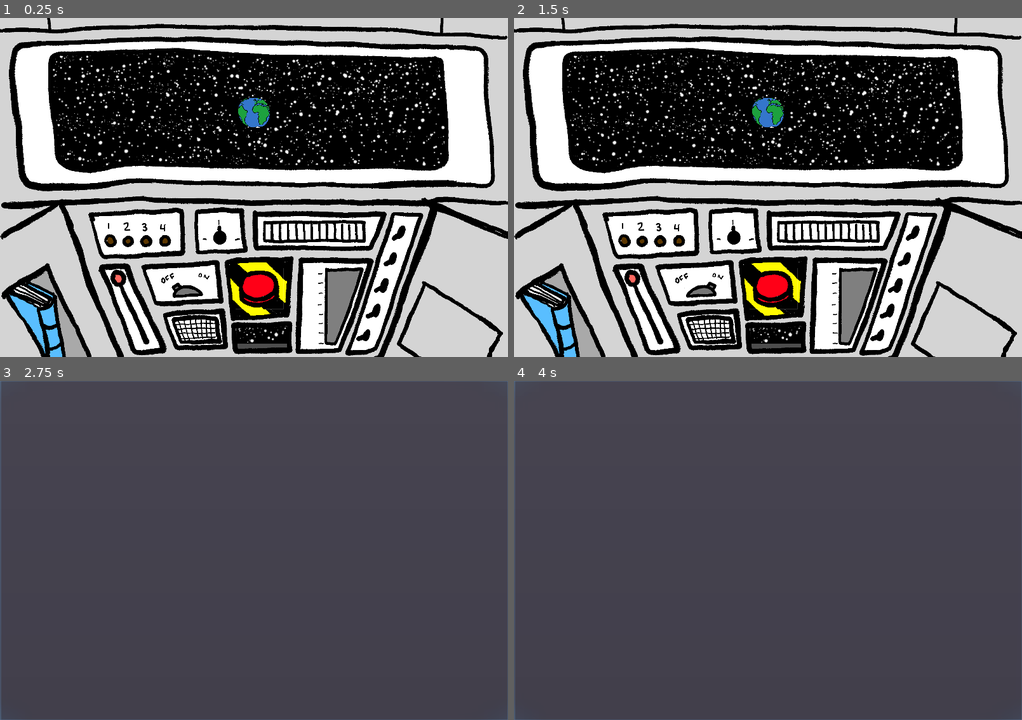
Above: before the commit, frames 1-4 (two rows, left to right).
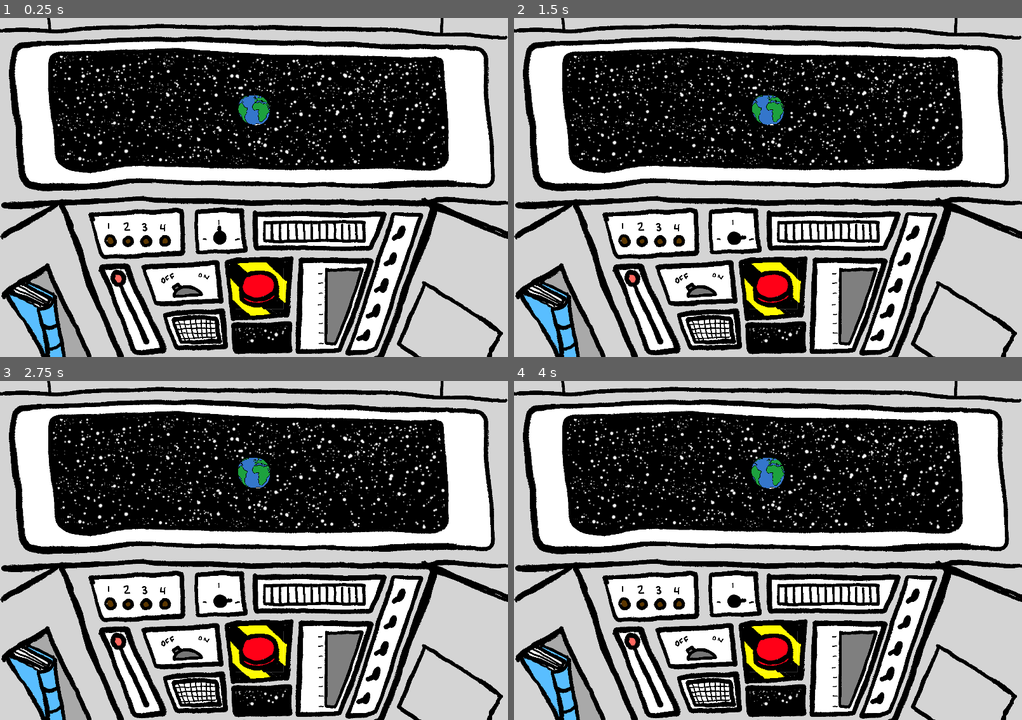
Above: after the commit, the same moments.

Repository: greenje262/orbital-decay
Game: Godot game, scene res://Scenes/PlayScene.tscn
The game is run twice, just before and just after one commit, with the same random seed, the same clock (stepped at 60 frames per second) and the same inputs.
Inputs (mouse positions are in pixels of both pictures, inside the frame that each line leads up to):
- Up to frame 1 (0.25 s): no input
- Up to frame 2 (1.5 s): click (732, 238) at 0.52 s; click (773, 194) at 1.27 s
- Up to frame 3 (2.75 s): click (254, 550) at 2.02 s
- Up to frame 4 (4 s): click (768, 550) at 2.77 s; click (768, 550) at 3.52 s

The runs differ from the first frame. In frame 1, 0.3% of the frame differs, in the area x 46-57%, y 22-98%; in frame 2, 0.5%; in frame 3, 99%, in the area x 0-100%, y 0-100%; in frame 4, 99%.

Commit message:
Drew manual, laser, and hero image - hooked up control nodes to sprites, etc. - made end scenes

Diff:
--- /dev/null
+++ b/orbital-decay/Scenes/GameOver.tscn
@@ -0,0 +1,58 @@
+[gd_scene load_steps=10 format=2]
+
+[ext_resource path="res://Fonts/Square.ttf" type="DynamicFontData" id=1]
+[ext_resource path="res://Scripts/EndScene.gd" type="Script" id=2]
+
+[sub_resource type="StyleBoxEmpty" id=1]
+
+[sub_resource type="StyleBoxEmpty" id=2]
+
+[sub_resource type="StyleBoxEmpty" id=3]
+
+[sub_resource type="StyleBoxEmpty" id=4]
+
+[sub_resource type="StyleBoxEmpty" id=5]
+
+[sub_resource type="DynamicFont" id=6]
+size = 56
+font_data = ExtResource( 1 )
+
+[sub_resource type="DynamicFont" id=7]
+size = 200
+font_data = ExtResource( 1 )
+
+[node name="GameOver" type="Control"]
+margin_right = 936.0
+margin_bottom = 625.0
+script = ExtResource( 2 )
+__meta__ = {
+"_edit_use_anchors_": false
+}
+
+[node name="tryagain" type="Button" parent="."]
+margin_left = 300.0
+margin_top = 400.0
+margin_right = 636.0
+margin_bottom = 464.0
+custom_styles/hover = SubResource( 1 )
+custom_styles/pressed = SubResource( 2 )
+custom_styles/focus = SubResource( 3 )
+custom_styles/disabled = SubResource( 4 )
+custom_styles/normal = SubResource( 5 )
+custom_fonts/font = SubResource( 6 )
+custom_colors/font_color_hover = Color( 0.992157, 1, 0, 1 )
+custom_colors/font_color_pressed = Color( 1, 0.992157, 0.568627, 1 )
+text = "TRY AGAIN"
+__meta__ = {
+"_edit_use_anchors_": false
+}
+
+[node name="crashed" type="Label" parent="."]
+margin_left = 62.0
+margin_top = 100.0
+margin_right = 874.0
+margin_bottom = 309.0
+custom_fonts/font = SubResource( 7 )
+text = "CRASHED"
+align = 1
+[connection signal="pressed" from="tryagain" to="." method="_on_tryagain_pressed"]
--- a/orbital-decay/Scenes/PlayScene.tscn
+++ b/orbital-decay/Scenes/PlayScene.tscn
@@ -1,74 +1,474 @@
-[gd_scene load_steps=13 format=2]
+[gd_scene load_steps=76 format=2]
 
 [ext_resource path="res://Sprites/space_background.png" type="Texture" id=1]
 [ext_resource path="res://Sprites/Console/bigredbutton/bigredup.PNG" type="Texture" id=2]
-[ext_resource path="res://Sprites/Console/tempgauge/tempgauge.PNG" type="Texture" id=3]
+[ext_resource path="res://Sprites/Console/leverdown.PNG" type="Texture" id=3]
 [ext_resource path="res://Sprites/Console/console.PNG" type="Texture" id=4]
 [ext_resource path="res://Sprites/Console/dial/dialup.PNG" type="Texture" id=5]
 [ext_resource path="res://Sprites/Console/tempgaugeempty.PNG" type="Texture" id=6]
 [ext_resource path="res://Sprites/Console/onoffswitch/offswitch.PNG" type="Texture" id=7]
 [ext_resource path="res://Sprites/earth-sprite.png" type="Texture" id=8]
 [ext_resource path="res://Sprites/Console/onoffswitch/onswitch.PNG" type="Texture" id=9]
-
-[sub_resource type="StyleBoxTexture" id=1]
-texture = ExtResource( 9 )
-region_rect = Rect2( 0, 0, 1872, 1250 )
+[ext_resource path="res://Scripts/PlayScene.gd" type="Script" id=10]
+[ext_resource path="res://Sprites/Re-Entry/entryheat1.PNG" type="Texture" id=11]
+[ext_resource path="res://Sprites/Re-Entry/entryheat2.PNG" type="Texture" id=12]
+[ext_resource path="res://Sprites/Re-Entry/entryheat3.PNG" type="Texture" id=13]
+[ext_resource path="res://Sprites/masks/onoffmask.PNG" type="BitMap" id=14]
+[ext_resource path="res://Sprites/Console/dial/dialright.PNG" type="Texture" id=15]
+[ext_resource path="res://Sprites/Console/dial/dialleft.PNG" type="Texture" id=16]
+[ext_resource path="res://Sprites/Console/bigredbutton/bigreddown.PNG" type="Texture" id=17]
+[ext_resource path="res://Sprites/Console/orangebuttons/orange3.PNG" type="Texture" id=18]
+[ext_resource path="res://Sprites/Console/orangebuttons/orange4.PNG" type="Texture" id=19]
+[ext_resource path="res://Sprites/masks/ob4mask.PNG" type="BitMap" id=20]
+[ext_resource path="res://Sprites/masks/ob1mask.PNG" type="BitMap" id=21]
+[ext_resource path="res://Sprites/masks/ob3mask.PNG" type="BitMap" id=22]
+[ext_resource path="res://Sprites/masks/brbmask.PNG" type="BitMap" id=23]
+[ext_resource path="res://Sprites/masks/ob2mask.PNG" type="BitMap" id=24]
+[ext_resource path="res://Sprites/Console/orangebuttons/orange2.PNG" type="Texture" id=25]
+[ext_resource path="res://Sprites/Console/orangebuttons/orange1.PNG" type="Texture" id=26]
+[ext_resource path="res://Sprites/Console/rightsideswitches/switch3on.PNG" type="Texture" id=27]
+[ext_resource path="res://Sprites/Console/rightsideswitches/switch4on.PNG" type="Texture" id=28]
+[ext_resource path="res://Sprites/Console/rightsideswitches/switch2on.PNG" type="Texture" id=29]
+[ext_resource path="res://Sprites/Console/rightsideswitches/switch1on.PNG" type="Texture" id=30]
+[ext_resource path="res://Sprites/Console/rightsideswitches/switch5on.PNG" type="Texture" id=31]
+[ext_resource path="res://Sprites/masks/flipswitch3mask.PNG" type="BitMap" id=32]
+[ext_resource path="res://Sprites/masks/flipswitch5mask.PNG" type="BitMap" id=33]
+[ext_resource path="res://Sprites/masks/flipswitch2mask.PNG" type="BitMap" id=34]
+[ext_resource path="res://Sprites/masks/flipswitch4mask.PNG" type="BitMap" id=35]
+[ext_resource path="res://Sprites/masks/flipswitch1mask.PNG" type="BitMap" id=36]
+[ext_resource path="res://Sprites/masks/levermask.PNG" type="BitMap" id=37]
+[ext_resource path="res://Sprites/Console/battery/batt10.PNG" type="Texture" id=38]
+[ext_resource path="res://Sprites/Console/battery/batt3.PNG" type="Texture" id=39]
+[ext_resource path="res://Sprites/Console/battery/batt11.PNG" type="Texture" id=40]
+[ext_resource path="res://Sprites/Console/battery/batt12.PNG" type="Texture" id=41]
+[ext_resource path="res://Sprites/Console/battery/batt5.PNG" type="Texture" id=42]
+[ext_resource path="res://Sprites/Console/battery/batt7.PNG" type="Texture" id=43]
+[ext_resource path="res://Sprites/Console/battery/batt9.PNG" type="Texture" id=44]
+[ext_resource path="res://Sprites/Console/battery/batt8.PNG" type="Texture" id=45]
+[ext_resource path="res://Sprites/Console/battery/batt2.PNG" type="Texture" id=46]
+[ext_resource path="res://Sprites/Console/battery/batt13.PNG" type="Texture" id=47]
+[ext_resource path="res://Sprites/Console/battery/batt6.PNG" type="Texture" id=48]
+[ext_resource path="res://Sprites/Console/battery/batt4.PNG" type="Texture" id=49]
+[ext_resource path="res://Sprites/Console/battery/batt1.PNG" type="Texture" id=50]
+[ext_resource path="res://Sprites/masks/batt5mask.PNG" type="BitMap" id=51]
+[ext_resource path="res://Sprites/masks/batt1mask.PNG" type="BitMap" id=52]
+[ext_resource path="res://Sprites/masks/batt2mask.PNG" type="BitMap" id=53]
+[ext_resource path="res://Sprites/masks/batt3mask.PNG" type="BitMap" id=54]
+[ext_resource path="res://Sprites/masks/batt4mask.PNG" type="BitMap" id=55]
+[ext_resource path="res://Sprites/masks/batt6mask.PNG" type="BitMap" id=56]
+[ext_resource path="res://Sprites/masks/batt11mask.PNG" type="BitMap" id=57]
+[ext_resource path="res://Sprites/masks/batt7mask.PNG" type="BitMap" id=58]
+[ext_resource path="res://Sprites/masks/batt12mask.PNG" type="BitMap" id=59]
+[ext_resource path="res://Sprites/masks/batt13mask.PNG" type="BitMap" id=60]
+[ext_resource path="res://Sprites/masks/batt10mask.PNG" type="BitMap" id=61]
+[ext_resource path="res://Sprites/masks/batt8mask.PNG" type="BitMap" id=62]
+[ext_resource path="res://Sprites/masks/batt9mask.PNG" type="BitMap" id=63]
+[ext_resource path="res://Sprites/laser/laser1.PNG" type="Texture" id=64]
+[ext_resource path="res://Sprites/laser/laser2.png.PNG" type="Texture" id=65]
+[ext_resource path="res://Sprites/manualoverlay/manual.PNG" type="Texture" id=66]
+[ext_resource path="res://Sprites/manualoverlay/mask.PNG" type="BitMap" id=67]
+
+[sub_resource type="SpriteFrames" id=1]
+animations = [ {
+"frames": [ ExtResource( 64 ), ExtResource( 65 ) ],
+"loop": true,
+"name": "laser",
+"speed": 12.0
+} ]
+
+[sub_resource type="SpriteFrames" id=2]
+animations = [ {
+"frames": [ ExtResource( 11 ), ExtResource( 12 ), ExtResource( 13 ) ],
+"loop": true,
+"name": "reentry",
+"speed": 24.0
+} ]
+
+[sub_resource type="SpriteFrames" id=3]
+animations = [ {
+"frames": [ ExtResource( 5 ), ExtResource( 15 ), ExtResource( 16 ) ],
+"loop": true,
+"name": "dial",
+"speed": 5.0
+} ]
+
+[sub_resource type="StyleBoxEmpty" id=4]
 
 [sub_resource type="StyleBoxEmpty" id=5]
 
-[sub_resource type="StyleBoxTexture" id=2]
-texture = ExtResource( 7 )
-region_rect = Rect2( 0, 0, 1872, 1250 )
+[sub_resource type="StyleBoxEmpty" id=6]
+
+[sub_resource type="StyleBoxEmpty" id=7]
+
+[sub_resource type="StyleBoxEmpty" id=8]
 
 [node name="PlayScene" type="Node2D"]
 scale = Vector2( 0.5, 0.5 )
+script = ExtResource( 10 )
 
 [node name="Background" type="Sprite" parent="."]
 position = Vector2( 900, 400 )
 texture = ExtResource( 1 )
 
 [node name="Earth" type="Sprite" parent="."]
-position = Vector2( 936, 350 )
+position = Vector2( 936, 340 )
 scale = Vector2( 0.1, 0.1 )
 texture = ExtResource( 8 )
 __meta__ = {
 "_editor_description_": "
 	"
 }
+
+[node name="Tween" type="Tween" parent="Earth"]
+
+[node name="Laser" type="AnimatedSprite" parent="."]
+visible = false
+position = Vector2( 936, 500 )
+scale = Vector2( 0.5, 0.5 )
+frames = SubResource( 1 )
+animation = "laser"
+
+[node name="ReEntryHeat" type="AnimatedSprite" parent="."]
+visible = false
+position = Vector2( 936, 625 )
+frames = SubResource( 2 )
+animation = "reentry"
 
 [node name="Console" type="Sprite" parent="."]
 position = Vector2( 936, 625 )
 texture = ExtResource( 4 )
 
-[node name="BigRedButton" type="Sprite" parent="Console"]
-texture = ExtResource( 2 )
-
-[node name="Dial" type="Sprite" parent="Console"]
-texture = ExtResource( 5 )
-
 [node name="TempGaugeBG" type="Sprite" parent="Console"]
 texture = ExtResource( 6 )
 
-[node name="TempGauge" type="Sprite" parent="Console/TempGaugeBG"]
+[node name="Dial" type="AnimatedSprite" parent="Console"]
+frames = SubResource( 3 )
+animation = "dial"
+
+[node name="DialButton" type="Button" parent="Console/Dial"]
+margin_left = -174.614
+margin_top = 133.342
+margin_right = -78.6141
+margin_bottom = 229.342
+custom_styles/hover = SubResource( 4 )
+custom_styles/pressed = SubResource( 5 )
+custom_styles/focus = SubResource( 6 )
+custom_styles/disabled = SubResource( 7 )
+custom_styles/normal = SubResource( 8 )
+__meta__ = {
+"_edit_use_anchors_": false
+}
+
+[node name="BigRedButton" type="TextureButton" parent="Console"]
+margin_left = -936.0
+margin_top = -625.0
+margin_right = 936.0
+margin_bottom = 625.0
+texture_normal = ExtResource( 2 )
+texture_pressed = ExtResource( 17 )
+texture_click_mask = ExtResource( 23 )
+__meta__ = {
+"_edit_use_anchors_": false
+}
+
+[node name="OnOffSwitch" type="TextureButton" parent="Console"]
+margin_left = -936.0
+margin_top = -625.0
+margin_right = 936.0
+margin_bottom = 625.0
+toggle_mode = true
+texture_normal = ExtResource( 7 )
+texture_pressed = ExtResource( 9 )
+texture_click_mask = ExtResource( 14 )
+__meta__ = {
+"_edit_use_anchors_": false
+}
+
+[node name="Slider" type="TextureButton" parent="Console"]
+margin_left = -936.0
+margin_top = -625.0
+margin_right = 936.0
+margin_bottom = 625.0
+toggle_mode = true
+texture_pressed = ExtResource( 3 )
+texture_click_mask = ExtResource( 37 )
+__meta__ = {
+"_edit_use_anchors_": false
+}
+
+[node name="Battery1" type="TextureButton" parent="Console"]
+margin_left = -936.0
+margin_top = -625.0
+margin_right = 936.0
+margin_bottom = 625.0
+toggle_mode = true
+texture_pressed = ExtResource( 50 )
+texture_click_mask = ExtResource( 52 )
+
+[node name="Battery2" type="TextureButton" parent="Console"]
+margin_left = -936.0
+margin_top = -625.0
+margin_right = 936.0
+margin_bottom = 625.0
+toggle_mode = true
+texture_pressed = ExtResource( 46 )
+texture_click_mask = ExtResource( 53 )
+__meta__ = {
+"_edit_use_anchors_": false
+}
+
+[node name="Battery3" type="TextureButton" parent="Console"]
+margin_left = -936.0
+margin_top = -625.0
+margin_right = 936.0
+margin_bottom = 625.0
+toggle_mode = true
+texture_pressed = ExtResource( 39 )
+texture_click_mask = ExtResource( 54 )
+__meta__ = {
+"_edit_use_anchors_": false
+}
+
+[node name="Battery4" type="TextureButton" parent="Console"]
+margin_left = -936.0
+margin_top = -625.0
+margin_right = 936.0
+margin_bottom = 625.0
+toggle_mode = true
+texture_pressed = ExtResource( 49 )
+texture_click_mask = ExtResource( 55 )
+__meta__ = {
+"_edit_use_anchors_": false
+}
+
+[node name="Battery5" type="TextureButton" parent="Console"]
+margin_left = -936.0
+margin_top = -625.0
+margin_right = 936.0
+margin_bottom = 625.0
+toggle_mode = true
+texture_pressed = ExtResource( 42 )
+texture_click_mask = ExtResource( 51 )
+__meta__ = {
+"_edit_use_anchors_": false
+}
+
+[node name="Battery6" type="TextureButton" parent="Console"]
+margin_left = -936.0
+margin_top = -625.0
+margin_right = 936.0
+margin_bottom = 625.0
+toggle_mode = true
+texture_pressed = ExtResource( 48 )
+texture_click_mask = ExtResource( 56 )
+__meta__ = {
+"_edit_use_anchors_": false
+}
+
+[node name="Battery7" type="TextureButton" parent="Console"]
+margin_left = -936.0
+margin_top = -625.0
+margin_right = 936.0
+margin_bottom = 625.0
+toggle_mode = true
+texture_pressed = ExtResource( 43 )
+texture_click_mask = ExtResource( 58 )
+__meta__ = {
+"_edit_use_anchors_": false
+}
+
+[node name="Battery8" type="TextureButton" parent="Console"]
+margin_left = -936.0
+margin_top = -625.0
+margin_right = 936.0
+margin_bottom = 625.0
+toggle_mode = true
+texture_pressed = ExtResource( 45 )
+texture_click_mask = ExtResource( 62 )
+__meta__ = {
+"_edit_use_anchors_": false
+}
+
+[node name="Battery9" type="TextureButton" parent="Console"]
+margin_left = -936.0
+margin_top = -625.0
+margin_right = 936.0
+margin_bottom = 625.0
+toggle_mode = true
+texture_pressed = ExtResource( 44 )
+texture_click_mask = ExtResource( 63 )
+__meta__ = {
+"_edit_use_anchors_": false
+}
+
+[node name="Battery10" type="TextureButton" parent="Console"]
+margin_left = -936.0
+margin_top = -625.0
+margin_right = 936.0
+margin_bottom = 625.0
+toggle_mode = true
+texture_pressed = ExtResource( 38 )
+texture_click_mask = ExtResource( 61 )
+__meta__ = {
+"_edit_use_anchors_": false
+}
+
+[node name="Battery11" type="TextureButton" parent="Console"]
+margin_left = -936.0
+margin_top = -625.0
+margin_right = 936.0
+margin_bottom = 625.0
+toggle_mode = true
+texture_pressed = ExtResource( 40 )
+texture_click_mask = ExtResource( 57 )
+__meta__ = {
+"_edit_use_anchors_": false
+}
+
+[node name="Battery12" type="TextureButton" parent="Console"]
+margin_left = -936.0
+margin_top = -625.0
+margin_right = 936.0
+margin_bottom = 625.0
+toggle_mode = true
+texture_pressed = ExtResource( 41 )
+texture_click_mask = ExtResource( 59 )
+__meta__ = {
+"_edit_use_anchors_": false
+}
+
+[node name="Battery13" type="TextureButton" parent="Console"]
+margin_left = -936.0
+margin_top = -625.0
+margin_right = 936.0
+margin_bottom = 625.0
+toggle_mode = true
+texture_pressed = ExtResource( 47 )
+texture_click_mask = ExtResource( 60 )
+__meta__ = {
+"_edit_use_anchors_": false
+}
+
+[node name="OrangeButton1" type="TextureButton" parent="Console"]
+margin_left = -936.0
+margin_top = -625.0
+margin_right = 936.0
+margin_bottom = 625.0
+toggle_mode = true
+texture_pressed = ExtResource( 26 )
+texture_click_mask = ExtResource( 21 )
+__meta__ = {
+"_edit_use_anchors_": false
+}
+
+[node name="OrangeButton2" type="TextureButton" parent="Console"]
+margin_left = -936.0
+margin_top = -625.0
+margin_right = 936.0
+margin_bottom = 625.0
+toggle_mode = true
+texture_pressed = ExtResource( 25 )
+texture_click_mask = ExtResource( 24 )
+__meta__ = {
+"_edit_use_anchors_": false
+}
+
+[node name="OrangeButton3" type="TextureButton" parent="Console"]
+margin_left = -936.0
+margin_top = -625.0
+margin_right = 936.0
+margin_bottom = 625.0
+toggle_mode = true
+texture_pressed = ExtResource( 18 )
+texture_click_mask = ExtResource( 22 )
+__meta__ = {
+"_edit_use_anchors_": false
+}
+
+[node name="OrangeButton4" type="TextureButton" parent="Console"]
+margin_left = -936.0
+margin_top = -625.0
+margin_right = 936.0
+margin_bottom = 625.0
+toggle_mode = true
+texture_pressed = ExtResource( 19 )
+texture_click_mask = ExtResource( 20 )
+__meta__ = {
+"_edit_use_anchors_": false
+}
+
+[node name="FlipSwitch1" type="TextureButton" parent="Console"]
+margin_left = -936.0
+margin_top = -625.0
+margin_right = 936.0
+margin_bottom = 625.0
+toggle_mode = true
+texture_pressed = ExtResource( 30 )
+texture_click_mask = ExtResource( 36 )
+__meta__ = {
+"_edit_use_anchors_": false
+}
+
+[node name="FlipSwitch2" type="TextureButton" parent="Console"]
+margin_left = -936.0
+margin_top = -625.0
+margin_right = 936.0
+margin_bottom = 625.0
+toggle_mode = true
+texture_pressed = ExtResource( 29 )
+texture_click_mask = ExtResource( 34 )
+__meta__ = {
+"_edit_use_anchors_": false
+}
+
+[node name="FlipSwitch3" type="TextureButton" parent="Console"]
+margin_left = -936.0
+margin_top = -625.0
+margin_right = 936.0
+margin_bottom = 625.0
+toggle_mode = true
+texture_pressed = ExtResource( 27 )
+texture_click_mask = ExtResource( 32 )
+__meta__ = {
+"_edit_use_anchors_": false
+}
+
+[node name="FlipSwitch4" type="TextureButton" parent="Console"]
+margin_left = -936.0
+margin_top = -625.0
+margin_right = 936.0
+margin_bottom = 625.0
+toggle_mode = true
+texture_pressed = ExtResource( 28 )
+texture_click_mask = ExtResource( 35 )
+__meta__ = {
+"_edit_use_anchors_": false
+}
+
+[node name="FlipSwitch5" type="TextureButton" parent="Console"]
+margin_left = -936.0
+margin_top = -625.0
+margin_right = 936.0
+margin_bottom = 625.0
+toggle_mode = true
+texture_pressed = ExtResource( 31 )
+texture_click_mask = ExtResource( 33 )
+__meta__ = {
+"_edit_use_anchors_": false
+}
+
+[node name="Manual" type="Sprite" parent="."]
 visible = false
-texture = ExtResource( 3 )
-
-[node name="OnOffSwitch" type="Button" parent="Console"]
-margin_left = -936.0
-margin_top = -625.0
-margin_right = 936.0
-margin_bottom = 625.0
-custom_styles/pressed = SubResource( 1 )
-custom_styles/disabled = SubResource( 5 )
-custom_styles/normal = SubResource( 2 )
-toggle_mode = true
-__meta__ = {
-"_edit_use_anchors_": false
-}
-
-[node name="TextureButton" type="TextureButton" parent="Console"]
-margin_right = 40.0
-margin_bottom = 40.0
-__meta__ = {
-"_edit_use_anchors_": false
-}
+position = Vector2( 936, 625 )
+texture = ExtResource( 66 )
+
+[node name="TextureButton" type="TextureButton" parent="Manual"]
+margin_left = -936.0
+margin_top = -625.0
+margin_right = 936.0
+margin_bottom = 625.0
+texture_click_mask = ExtResource( 67 )
+__meta__ = {
+"_edit_use_anchors_": false
+}
+[connection signal="pressed" from="Console/Dial/DialButton" to="." method="_on_DialButton_pressed"]
--- /dev/null
+++ b/orbital-decay/Scenes/WinScene.tscn
@@ -0,0 +1,57 @@
+[gd_scene load_steps=10 format=2]
+
+[ext_resource path="res://Fonts/Square.ttf" type="DynamicFontData" id=1]
+[ext_resource path="res://Scripts/EndScene.gd" type="Script" id=2]
+
+[sub_resource type="StyleBoxEmpty" id=1]
+
+[sub_resource type="StyleBoxEmpty" id=2]
+
+[sub_resource type="StyleBoxEmpty" id=3]
+
+[sub_resource type="StyleBoxEmpty" id=4]
+
+[sub_resource type="StyleBoxEmpty" id=5]
+
+[sub_resource type="DynamicFont" id=6]
+size = 56
+font_data = ExtResource( 1 )
+
+[sub_resource type="DynamicFont" id=7]
+size = 200
+font_data = ExtResource( 1 )
+
+[node name="WinScene" type="Control"]
+margin_right = 936.0
+margin_bottom = 625.0
+script = ExtResource( 2 )
+__meta__ = {
+"_edit_use_anchors_": false
+}
+
+[node name="tryagain" type="Button" parent="."]
+margin_left = 300.0
+margin_top = 400.0
+margin_right = 636.0
+margin_bottom = 464.0
+custom_styles/hover = SubResource( 1 )
+custom_styles/pressed = SubResource( 2 )
+custom_styles/focus = SubResource( 3 )
+custom_styles/disabled = SubResource( 4 )
+custom_styles/normal = SubResource( 5 )
+custom_fonts/font = SubResource( 6 )
+custom_colors/font_color_hover = Color( 0.992157, 1, 0, 1 )
+custom_colors/font_color_pressed = Color( 1, 0.992157, 0.568627, 1 )
+text = "TRY AGAIN"
+__meta__ = {
+"_edit_use_anchors_": false
+}
+
+[node name="youwin" type="Label" parent="."]
+margin_left = 62.0
+margin_top = 100.0
+margin_right = 874.0
+margin_bottom = 309.0
+custom_fonts/font = SubResource( 7 )
+text = "YOU WIN"
+align = 1
--- /dev/null
+++ b/orbital-decay/Scripts/EndScene.gd
@@ -0,0 +1,4 @@
+extends Control
+
+func _on_tryagain_pressed():
+	get_tree().change_scene("res://Scenes/PlayScene.tscn")
--- /dev/null
+++ b/orbital-decay/Scripts/PlayScene.gd
@@ -0,0 +1,21 @@
+extends Node2D
+
+onready var earth = $Earth
+onready var tween = $Earth/Tween
+onready var dial_frame = 0
+
+func _ready():
+	earth_fall()
+
+func earth_fall():
+	tween.interpolate_property(earth, "scale", Vector2(0.1, 0.1), Vector2(50, 50), 300, Tween.TRANS_EXPO, Tween.EASE_IN)
+	tween.start()
+
+
+func _on_DialButton_pressed():
+	if dial_frame < 2:
+		dial_frame = dial_frame + 1
+	else:
+		dial_frame = 0
+
+	$Console/Dial.set_frame(dial_frame)
--- a/orbital-decay/project.godot
+++ b/orbital-decay/project.godot
@@ -29,4 +29,5 @@
 
 [rendering]
 
+environment/default_clear_color=Color( 0, 0, 0, 1 )
 environment/default_environment="res://Resources/default_env.tres"
Binary file added: orbital-decay/Fonts/Square.ttf
Binary file added: orbital-decay/Sprites/Re-Entry/entryheat1.PNG
Not shown, added: orbital-decay/Sprites/Re-Entry/entryheat1.PNG.import
Binary file added: orbital-decay/Sprites/Re-Entry/entryheat2.PNG
Not shown, added: orbital-decay/Sprites/Re-Entry/entryheat2.PNG.import
Binary file added: orbital-decay/Sprites/Re-Entry/entryheat3.PNG
Not shown, added: orbital-decay/Sprites/Re-Entry/entryheat3.PNG.import
Binary file added: orbital-decay/Sprites/laser/laser1.PNG
Not shown, added: orbital-decay/Sprites/laser/laser1.PNG.import
Binary file added: orbital-decay/Sprites/laser/laser2.png.PNG
Not shown, added: orbital-decay/Sprites/laser/laser2.png.PNG.import
Binary file added: orbital-decay/Sprites/manualoverlay/manual.PNG
(and 140 more such lines)
